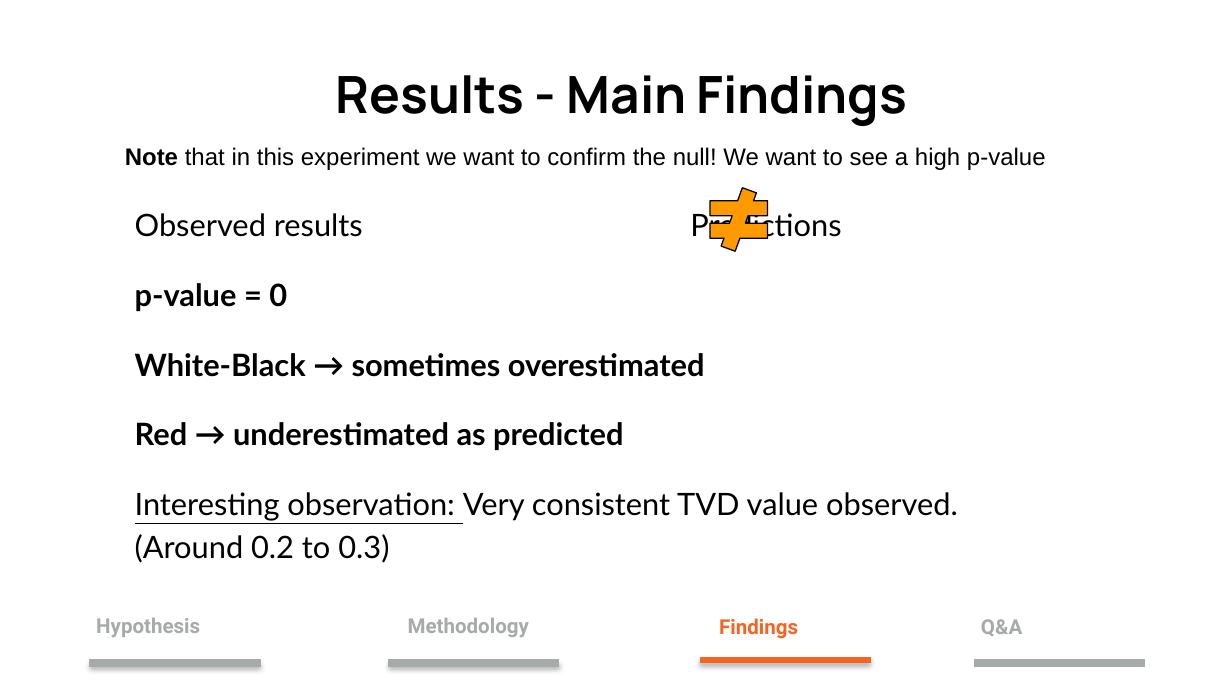
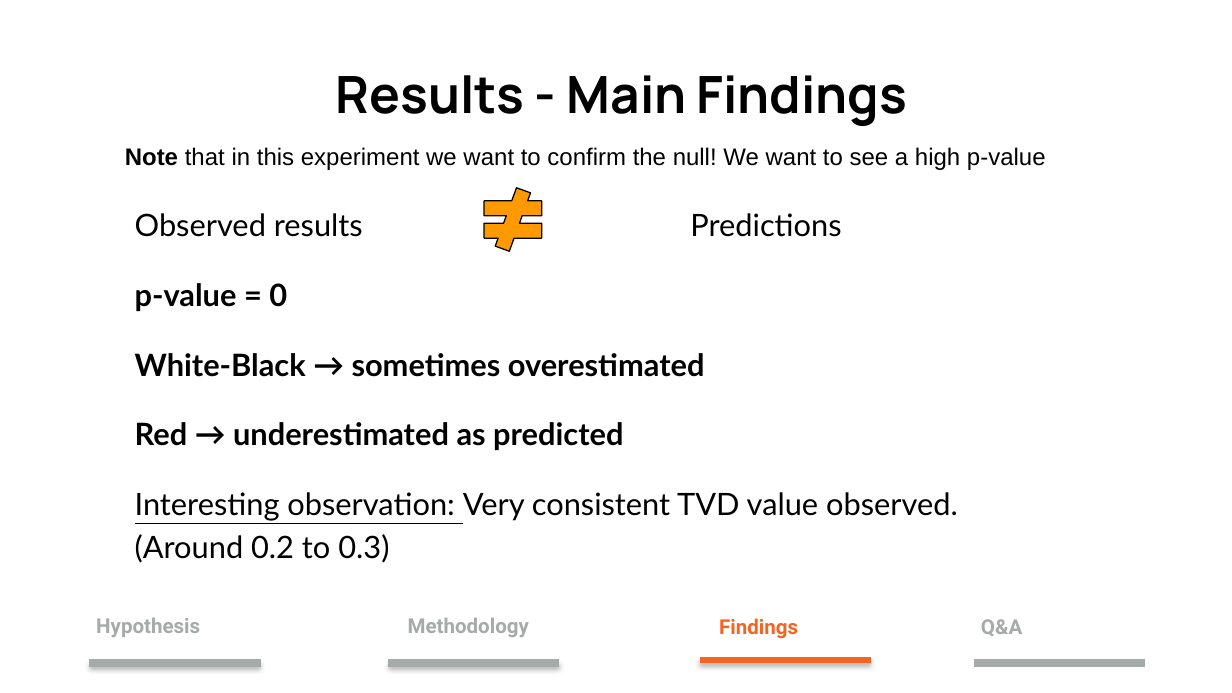
Before and after one commit to oikobill/WCS, a slide deck: slide 7 of LS 39F HW3.pptx. Drawn at 1232x693 pixels with LibreOffice and Linux fonts; fonts in the diff are those of the drawing. Boxes give left, top, right and bottom in pixels: in the first picture for what was removed or moved away, otherwise in the second. Text is boxed around its words. In the diff, an @@ line names an element or a change of style, - is before the commit and + after.

```diff
--- a/LS 39F HW3.pptx
+++ b/LS 39F HW3.pptx
@@ math not equal: place and size @@
-math not equal at box(700, 187, 779, 251)
+math not equal at box(474, 187, 553, 251)
```
Also in this commit, not shown: 3 other slides changed, 2 slides added.
